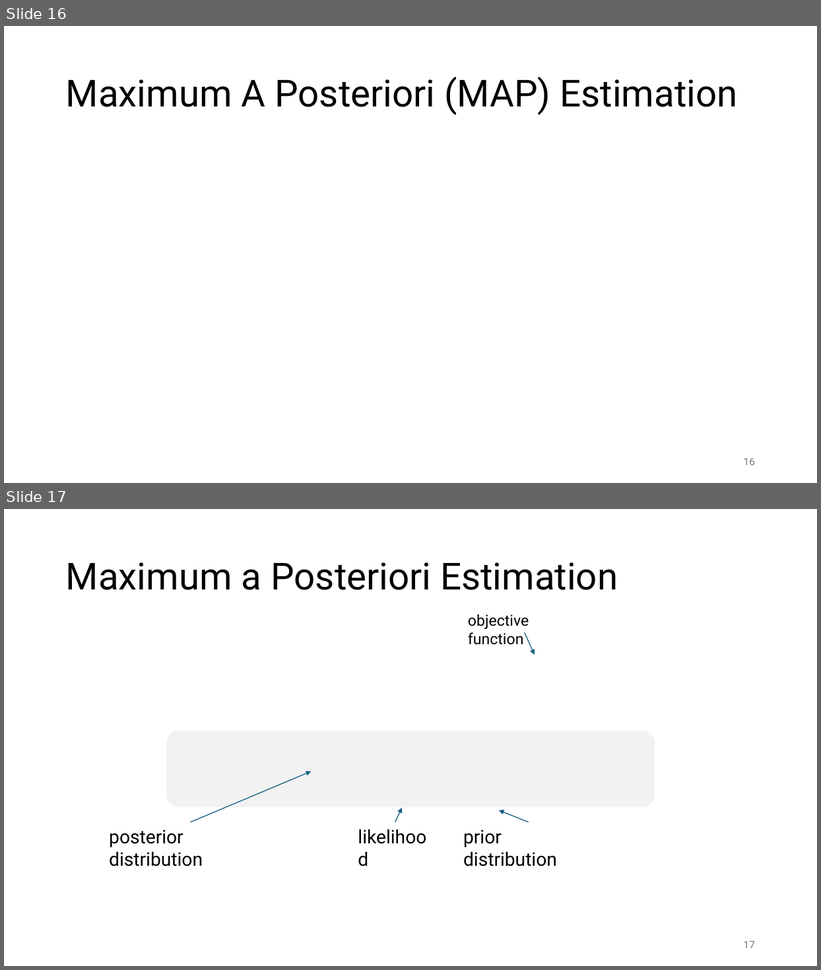
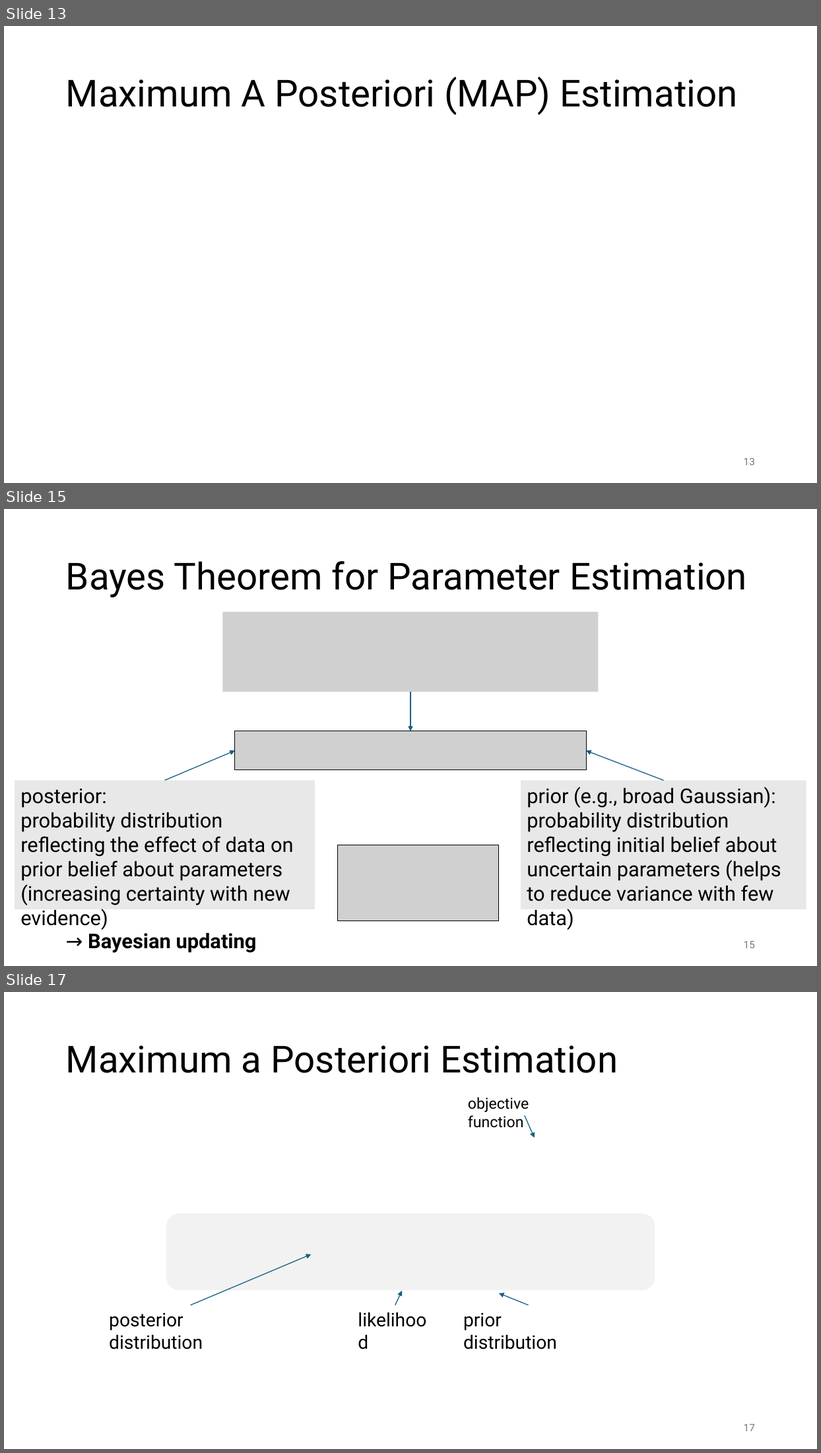
Before and after one commit to FelixWick/data_science, a slide deck: slides/4_statistical_inference.pptx. Shown one above the other, each under a label of ours: slides 16 and 17 before the commit, slides 13, 15 and 17 after it; the slides between them are not shown. The pictures are 821x970 and 821x1453 pixels, drawn with LibreOffice and Linux fonts; fonts in the diff are those of the drawing; grey boxes stand for pictures. Boxes give left, top, right and bottom in pixels: in the first picture for what was removed or moved away, otherwise in the second. Text is boxed around its words. In the diff, an @@ line names an element or a change of style, - is before the commit and + after.

```diff
--- a/slides/4_statistical_inference.pptx
+++ b/slides/4_statistical_inference.pptx
@@ slide 15 added at (x1=4, y1=509, x2=817, y2=966), background #FFFFFF @@
@@ title added at (x1=66, y1=561, x2=747, y2=597), 44 pt, text #000000 @@
+Bayes Theorem for Parameter Estimation
@@ picture added at (x1=223, y1=612, x2=599, y2=692) @@
@@ arrow added from (411, 692) to (411, 731), #156082 1 pt @@
@@ picture added at (x1=235, y1=731, x2=587, y2=770) @@
@@ arrow added from (165, 780) to (235, 751), #156082 1 pt @@
@@ arrow added from (664, 780) to (587, 751), #156082 1 pt @@
@@ rectangle added at (x1=15, y1=780, x2=315, y2=910), fill #E8E8E8, 24 pt, text #000000 @@
+posterior:
+probability distribution reflecting the effect of data on prior belief about parameters (increasing certainty with new evidence)
@@ rectangle added at (x1=521, y1=780, x2=807, y2=910), fill #E8E8E8, 24 pt, text #000000 @@
+prior (e.g., broad Gaussian):
+probability distribution reflecting initial belief about uncertain parameters (helps to reduce variance with few data)
@@ picture added at (x1=338, y1=845, x2=499, y2=921) @@
@@ text added at (x1=88, y1=933, x2=257, y2=953), 24 pt, text #000000, bold @@
+→ Bayesian updating
@@ page number added at (x1=744, y1=941, x2=755, y2=949), 12 pt, text #797979 @@
+15
@@ what was slide 16 is now slide 13 @@
@@ page number at (x1=744, y1=458, x2=755, y2=466): text changed @@
-16
+13
```
Also in this commit, not shown: 2 other slides added, 8 slides removed, 6 other files.
